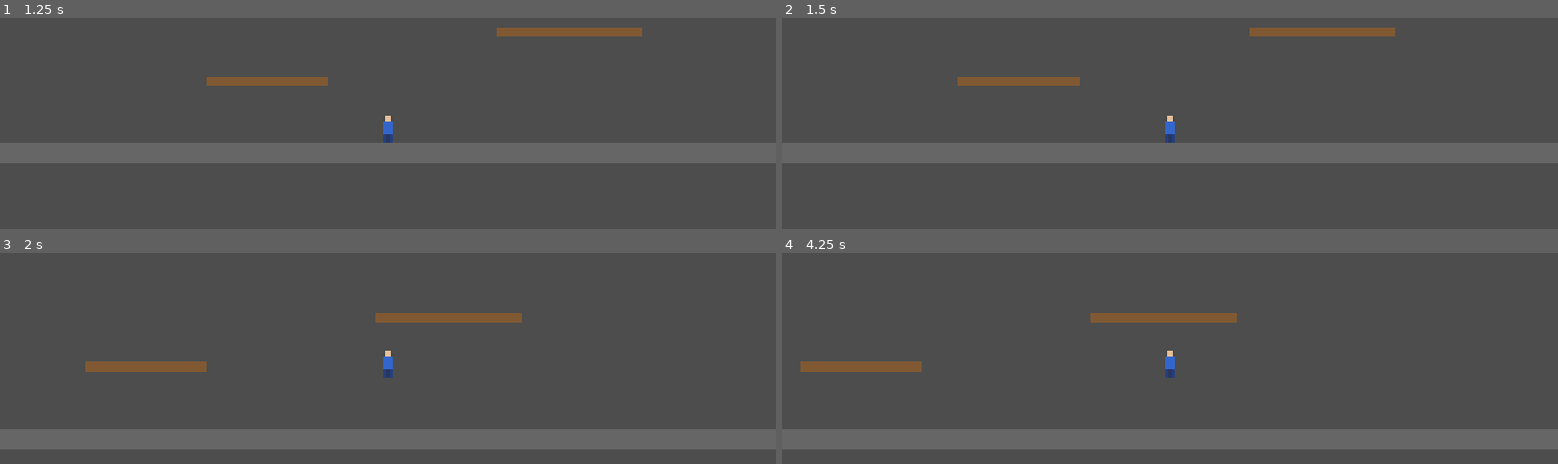
Above: before the commit, frames 1-4 (two rows, left to right).
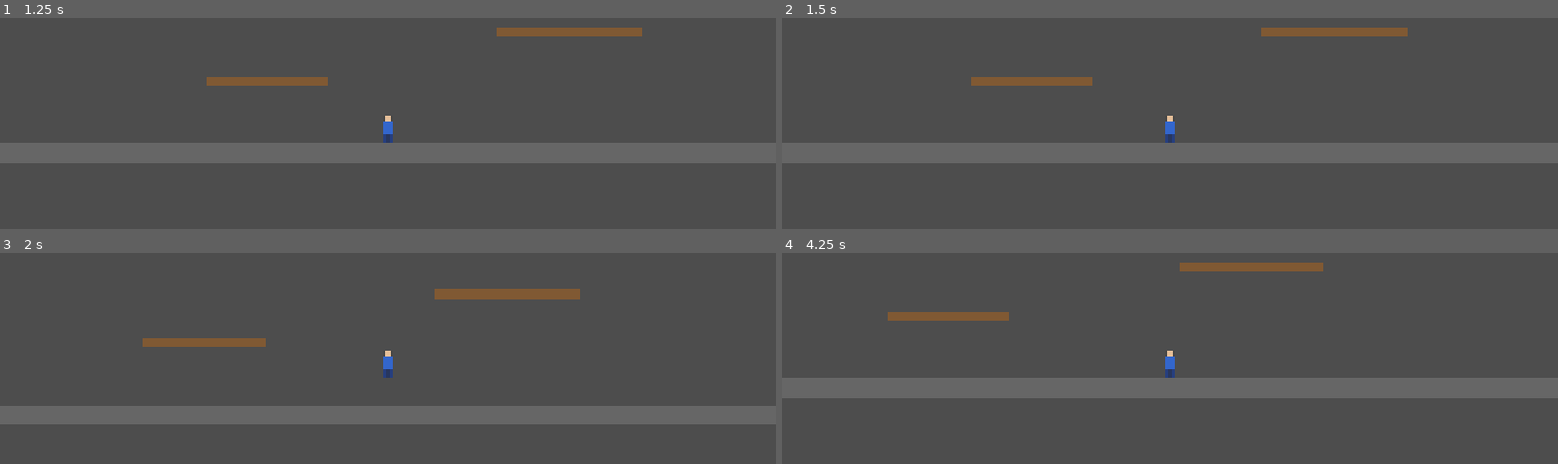
Above: after the commit, the same moments.

Repository: kfiggins/tadlos
Game: Godot game, scene res://scenes/Main.tscn
Two runs of this game, one before a commit and one after it. Both use one fixed random seed, a clock stepped at 60 frames per second and the inputs below.
Inputs (mouse positions are in pixels of both pictures, inside the frame that each line leads up to):
- Up to frame 1 (1.25 s): click "Play (Test Map)" at 0.5 s
- Up to frame 2 (1.5 s): tap Enter at 1.25 s; move the mouse to (1340, 106) at 1.27 s; hold D (move_right) from 1.28 s (still down); tap Ctrl (dive) at 1.35 s
- Up to frame 3 (2 s): keep holding D (move_right); tap Space (jump) at 1.52 s
- Up to frame 4 (4.25 s): move the mouse to (1014, 385) at 2.02 s; tap Shift (jetpack) at 2.1, 3.6 s; tap Space (jump) at 2.27, 3.77 s; move the mouse to (1247, 267) at 2.77 s; release D (move_right) at 2.78 s; hold A (move_left) 2.78-3.53 s; tap Ctrl (dive) at 2.85 s; move the mouse to (1131, 451) at 3.52 s; hold D (move_right) from 3.53 s (still down)

Frame 1 is identical in both runs. In frame 2, 0.3% of the frame differs, in the area x 22-81%, y 4-33%; in frame 3, 22%; in frame 4, 22%, in the area x 0-100%, y 4-94%.

Commit message:
Fix test map jump height to match networked game
PlayerController was simulating at 60 Hz (physics frame rate) while
NetworkedPlayer uses fixed 30 Hz ticks. Different delta values caused
gravity to accumulate differently, producing higher jumps on the test
map. Now both use the same fixed tick rate from NetConstants.TICK_RATE.

Co-Authored-By: Claude Opus 4.6 <noreply@anthropic.com>

Diff:
--- a/scripts/player/PlayerController.gd
+++ b/scripts/player/PlayerController.gd
@@ -7,6 +7,7 @@
 var fuel: float = MovementTuning.JETPACK_MAX_FUEL
 var aim_angle: float = 0.0
 var _facing_right: bool = true
+var _tick_accumulator: float = 0.0
 
 
 func _ready() -> void:
@@ -14,19 +15,20 @@
 
 
 func _physics_process(delta: float) -> void:
-	var input := sample_input()
-	var state := _build_state()
-	var result := calculate_velocity(state, input, delta)
+	# Use same fixed tick rate as NetworkedPlayer for consistent movement
+	var tick_delta := 1.0 / NetConstants.TICK_RATE
+	_tick_accumulator += delta
+	while _tick_accumulator >= tick_delta:
+		_tick_accumulator -= tick_delta
 
-	# Apply the computed velocity
-	velocity = result.velocity
-	fuel = result.fuel
+		var input := sample_input()
+		var state := _build_state()
+		var result := calculate_velocity(state, input, tick_delta)
 
-	# Collision resolution via Godot
-	move_and_slide()
-
-	# Update facing direction based on aim
-	_update_facing(input.aim_angle)
+		velocity = result.velocity
+		fuel = result.fuel
+		move_and_slide()
+		_update_facing(input.aim_angle)
 
 	# Push data to debug overlay
 	Debug.set_overlay_data({
